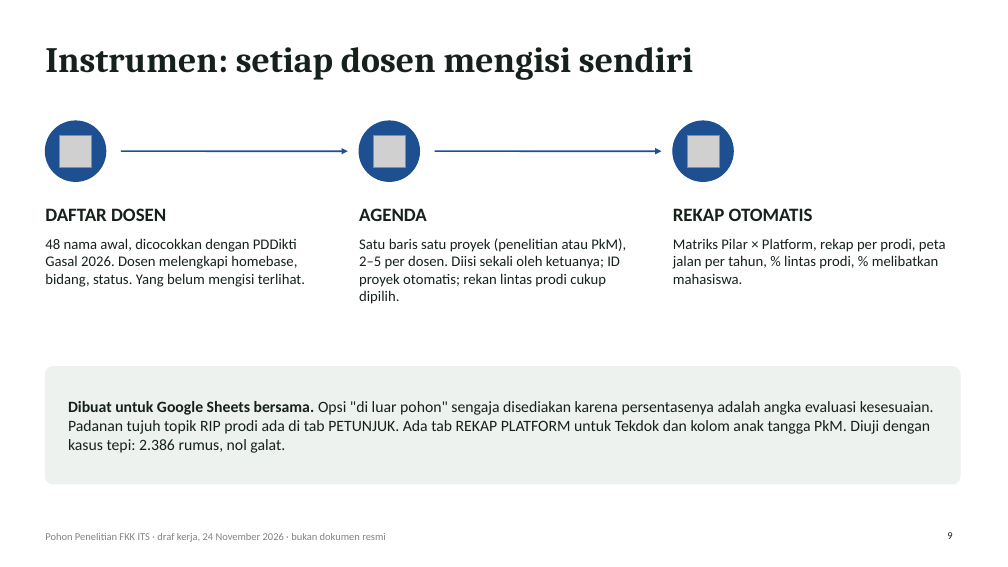
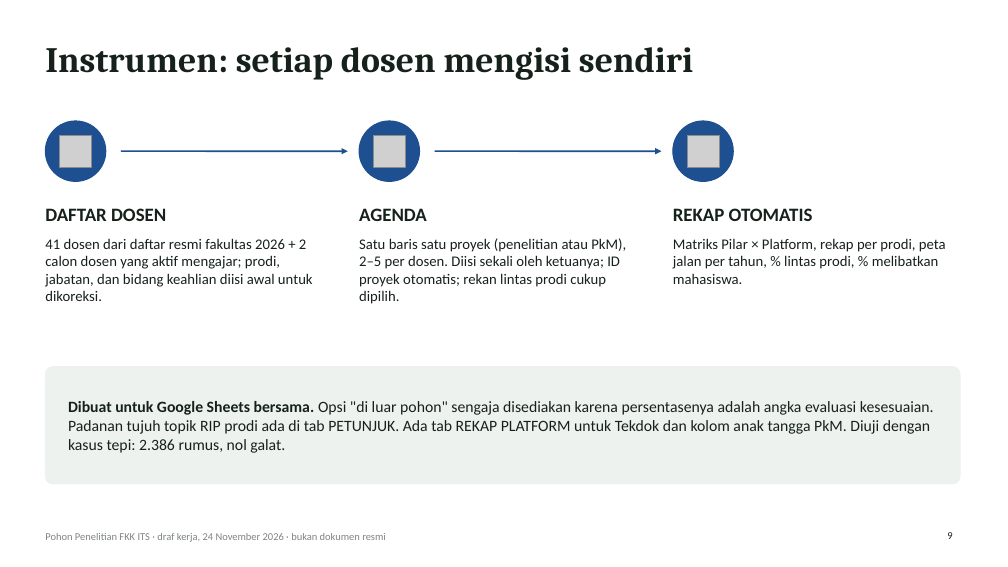
Before and after one commit to anakwirayuda-eng/desa-binaan-dashboard, a slide deck: slide 9 of output/PAPARAN_POHON_PENELITIAN_FKK_ITS.pptx. Drawn at 1008x567 pixels with LibreOffice and Linux fonts; fonts in the diff are those of the drawing; grey boxes stand for pictures. Boxes give left, top, right and bottom in pixels: in the first picture for what was removed or moved away, otherwise in the second. Text is boxed around its words. In the diff, an @@ line names an element or a change of style, - is before the commit and + after.

```diff
--- a/output/PAPARAN_POHON_PENELITIAN_FKK_ITS.pptx
+++ b/output/PAPARAN_POHON_PENELITIAN_FKK_ITS.pptx
@@ text at [45,238,313,301]: text changed @@
-48 nama awal, dicocokkan dengan PDDikti Gasal 2026. Dosen melengkapi homebase, bidang, status. Yang belum mengisi terlihat.
+41 dosen dari daftar resmi fakultas 2026 + 2 calon dosen yang aktif mengajar; prodi, jabatan, dan bidang keahlian diisi awal untuk dikoreksi.
```
Also in this commit, not shown: 1 other slide changed, 39 other files.
